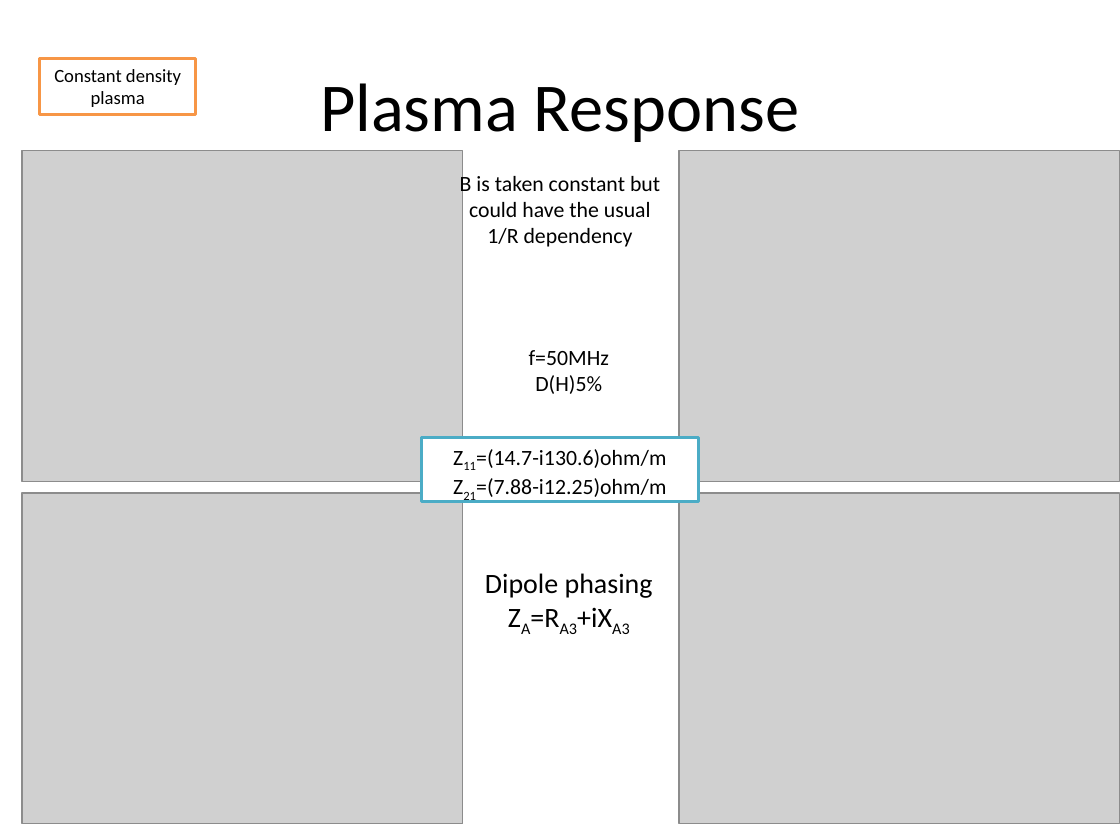
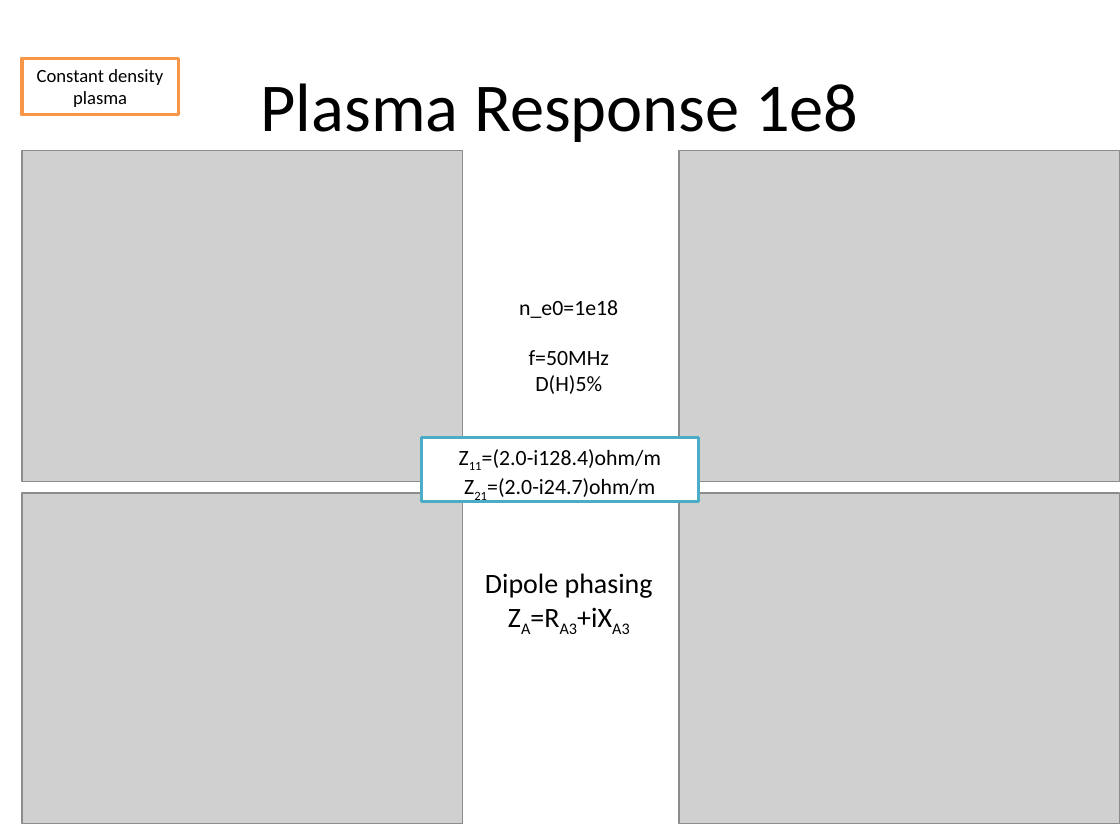
Before and after one commit to jhillairet/SOFT2018_Cold_Plasma_Modeling, a slide deck: slide 8 of Test Configurations/Test Geometries.pptx. Drawn at 1120x840 pixels with LibreOffice and Linux fonts; fonts in the diff are those of the drawing; grey boxes stand for pictures. Boxes give left, top, right and bottom in pixels: in the first picture for what was removed or moved away, otherwise in the second. Text is boxed around its words. In the diff, an @@ line names an element or a change of style, - is before the commit and + after.

```diff
--- a/Test Configurations/Test Geometries.pptx
+++ b/Test Configurations/Test Geometries.pptx
@@ rectangle "Constant density plasma": place and size @@
-rectangle "Constant density plasma" at <box>39,58,196,114</box>
+rectangle "Constant density plasma" at <box>22,58,179,114</box>
@@ title at <box>261,83,858,142</box>: text changed @@
-Plasma Response
+Plasma Response 1e8
@@ text removed at <box>460,173,660,247</box> @@
-B is taken constant but could have the usual 1/R dependency
@@ text added at <box>519,300,618,318</box>, 14 pt, text #000000 @@
+n_e0=1e18
@@ text in rectangle at <box>482,449,661,501</box>: text changed @@
-Z11=(14.7-i130.6)ohm/m
-Z21=(7.88-i12.25)ohm/m
+Z11=(2.0-i128.4)ohm/m
+Z21=(2.0-i24.7)ohm/m
```
Also in this commit, not shown: 9 other slides changed, 11 slides added, 2 slides removed, 4 other files.
